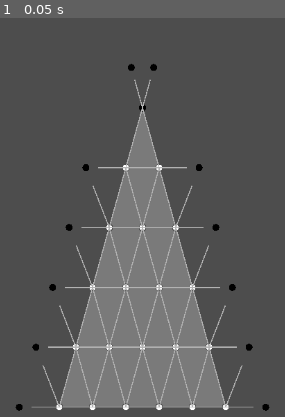
Above: before the commit, frame 1.
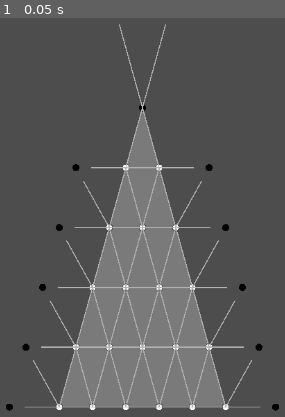
Above: after the commit, the same moment.

Repository: pegesund/trivium
Game: Godot game, scene res://node_2d.tscn
Two runs of this game, one before a commit and one after it. Both use one fixed random seed, a clock stepped at 60 frames per second and the inputs below.
Inputs:
- Up to frame 1 (0.05 s): no input

The runs differ from the first frame. In frame 1, 1.9% of the frame differs, in the area x 2-98%, y 1-99%.

Commit message:
closer again..

Diff:
--- a/node_2d.gd
+++ b/node_2d.gd
@@ -10,8 +10,10 @@
 var intersection_fill_color = Color(1.0, 1.0, 1.0, 1.0)  # White color for intersection fill
 var intersection_radius = 5.0  # Radius of the intersection points (increased from 3.0)
 var connection_width = 1.5  # Width of the connection lines
-var stick_extension_ratio = 0.7  # How far the sticks extend beyond the triangle (70% of original line length)
+var stick_extension_ratio = 1.0  # How far the sticks extend beyond the triangle (set to 1.0 as required)
 var outer_point_color = Color(0.0, 0.0, 0.0, 1.0)  # Black color for outer intersection points
+var visible_line_ratio = 0.7  # How much of the horizontal line is visible (70%)
+var gap_distance = 0.0  # Distance from visible endpoint to black circle (will be calculated)
 
 func _ready():
 	# Draw once at startup
@@ -52,8 +54,12 @@
 	var stick_end = Vector2(start_point.x + direction * stick_length, start_point.y)
 
 	# Draw the horizontal line (only 70% visible)
-	var visible_end = Vector2(start_point.x + direction * stick_length * 0.7, start_point.y)
+	var visible_end = Vector2(start_point.x + direction * stick_length * visible_line_ratio, start_point.y)
 	draw_line(start_point, visible_end, grid_color, connection_width)
+
+	# Calculate the gap distance (distance from visible endpoint to black circle)
+	# This will be used for diagonal connections to ensure consistent gaps
+	gap_distance = stick_length * (1.0 - visible_line_ratio)
 
 	# Draw the black point at the end
 	draw_intersection(stick_end, true)
@@ -66,7 +72,7 @@
 	var stick_end = start_point + direction * stick_length
 
 	# Draw the diagonal line (only 70% visible)
-	var visible_end = start_point + direction * stick_length * 0.7
+	var visible_end = start_point + direction * stick_length * visible_line_ratio
 	draw_line(start_point, visible_end, grid_color, connection_width)
 
 	# Draw the black point at the end
@@ -74,14 +80,23 @@
 
 	return stick_end
 
-# Function to draw a diagonal line from a point to a target
-# Only 70% of the line is visible
+# Function to draw a diagonal line from a point to a target black point
+# The visible endpoint will be at the same distance from the black circle as horizontal lines
 func draw_diagonal_connection(start_point, end_point):
 	var direction = (end_point - start_point).normalized()
-	var distance = start_point.distance_to(end_point)
-	var visible_end = start_point + direction * (distance * 0.7)
-
-	# Draw the line (only 70% visible)
+	var total_distance = start_point.distance_to(end_point)
+
+	# Calculate the visible endpoint so that the distance from it to the black circle
+	# is the same as the gap_distance calculated for horizontal sticks
+	var visible_distance = total_distance - gap_distance
+
+	# Ensure we don't try to draw a negative length line
+	if visible_distance <= 0:
+		visible_distance = total_distance * 0.1  # Show at least a small portion
+
+	var visible_end = start_point + direction * visible_distance
+
+	# Draw the line
 	draw_line(start_point, visible_end, grid_color, connection_width)
 
 # Function to draw a triangle with a grid
@@ -194,7 +209,7 @@
 		var points_in_row = row + 1  # Row 0 has 1 point, row 5 has 6 points
 		var row_width = x_size * row / (rows - 1)
 		var col_width = row_width / (points_in_row - 1) if points_in_row > 1 else 0
-		var stick_length = col_width * 1.2
+		var stick_length = col_width * 1.5
 
 		var point = grid_points[row][0]  # Leftmost point in row
 		var stick_end = draw_horizontal_stick(point, -1, stick_length)  # -1 for left direction
@@ -207,7 +222,7 @@
 		var points_in_row = row + 1  # Row 0 has 1 point, row 5 has 6 points
 		var row_width = x_size * row / (rows - 1)
 		var col_width = row_width / (points_in_row - 1) if points_in_row > 1 else 0
-		var stick_length = col_width * 1.2
+		var stick_length = col_width * 1.5
 
 		var point = grid_points[row][row]  # Rightmost point in row
 		var stick_end = draw_horizontal_stick(point, 1, stick_length)  # 1 for right direction
@@ -221,7 +236,7 @@
 	var top_right_dir = (grid_points[1][1] - triangle_top).normalized()
 
 	# Draw diagonal sticks above top point
-	var top_stick_length = row_height * 0.7
+	var top_stick_length = row_height * 1.7
 
 	# Left diagonal stick
 	var top_left_end = draw_diagonal_stick(triangle_top, -top_left_dir, top_stick_length)
